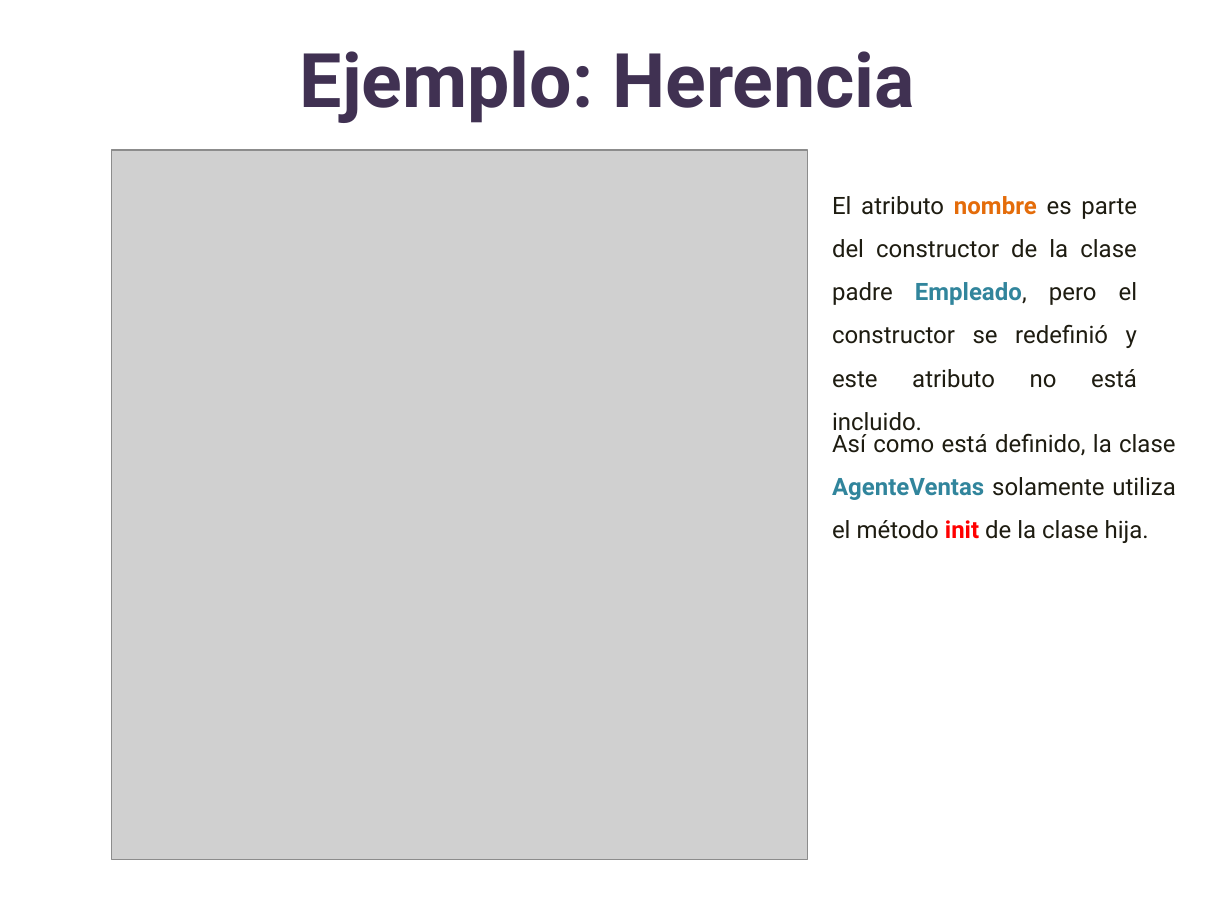
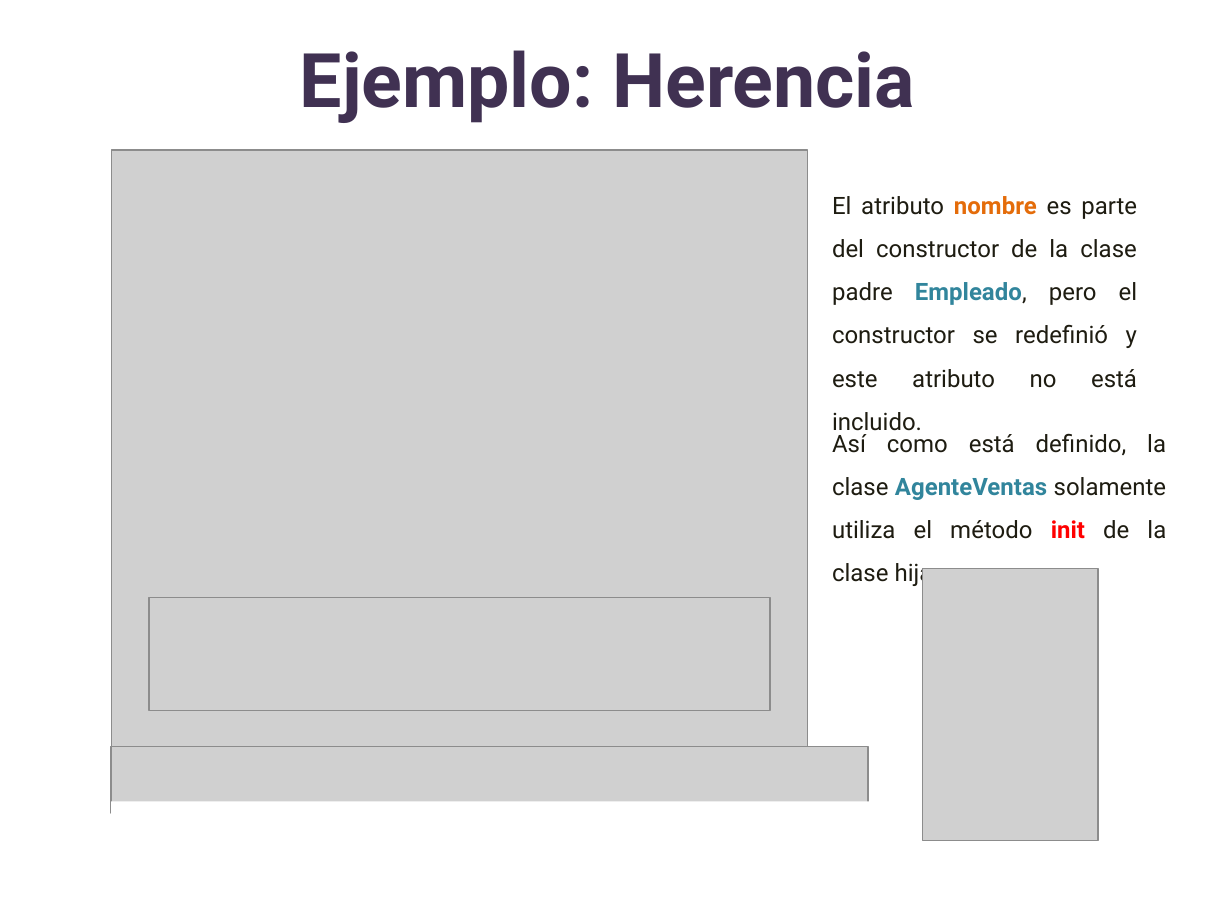
Before and after one commit to lizetheP/Analitica, a slide deck: slide 5 of Calendario2023/presentaciones/16_POO_Herencia.pptx. Drawn at 1232x924 pixels with LibreOffice and Linux fonts; fonts in the diff are those of the drawing; grey boxes stand for pictures. Boxes give left, top, right and bottom in pixels: in the first picture for what was removed or moved away, otherwise in the second. Text is boxed around its words. In the diff, an @@ line names an element or a change of style, - is before the commit and + after.

```diff
--- a/Calendario2023/presentaciones/16_POO_Herencia.pptx
+++ b/Calendario2023/presentaciones/16_POO_Herencia.pptx
@@ text "Así como está definido, la ..." rewrapped from bbox=[832, 430, 1175, 543] to bbox=[832, 430, 1167, 587] @@
@@ picture added at bbox=[923, 569, 1099, 840] @@
@@ picture added at bbox=[149, 598, 770, 711] @@
@@ picture added at bbox=[111, 747, 869, 813] @@
@@ rectangle added at bbox=[111, 801, 897, 878], fill #FFFFFF @@
```
Also in this commit, not shown: 11 other slides changed, 3 other files.
